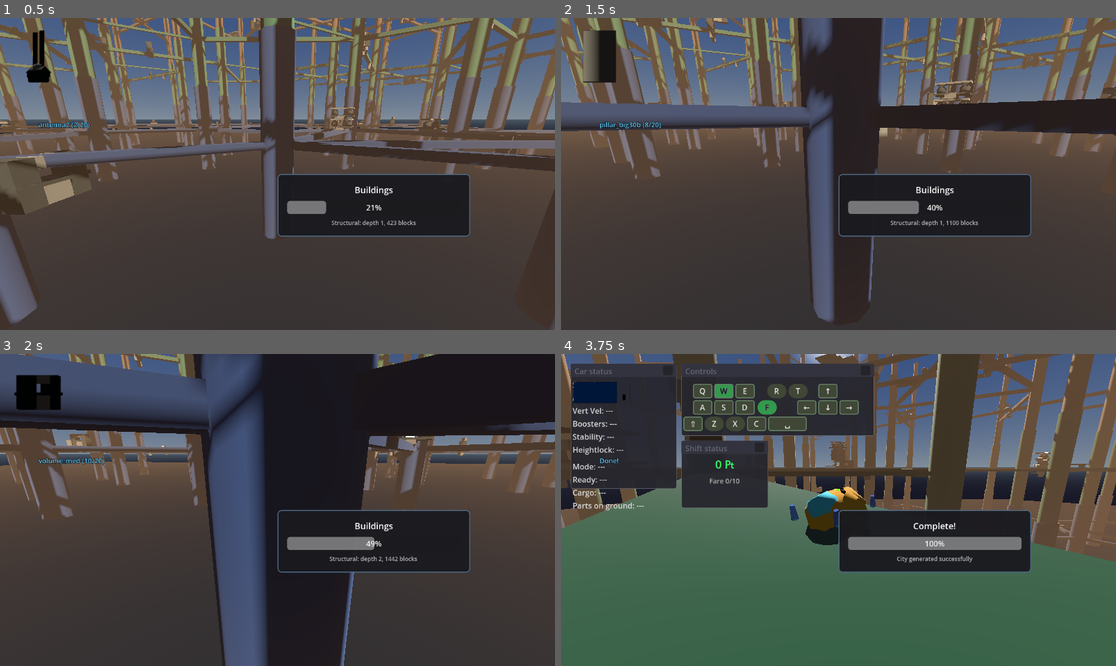
Above: before the commit, frames 1-4 (two rows, left to right).
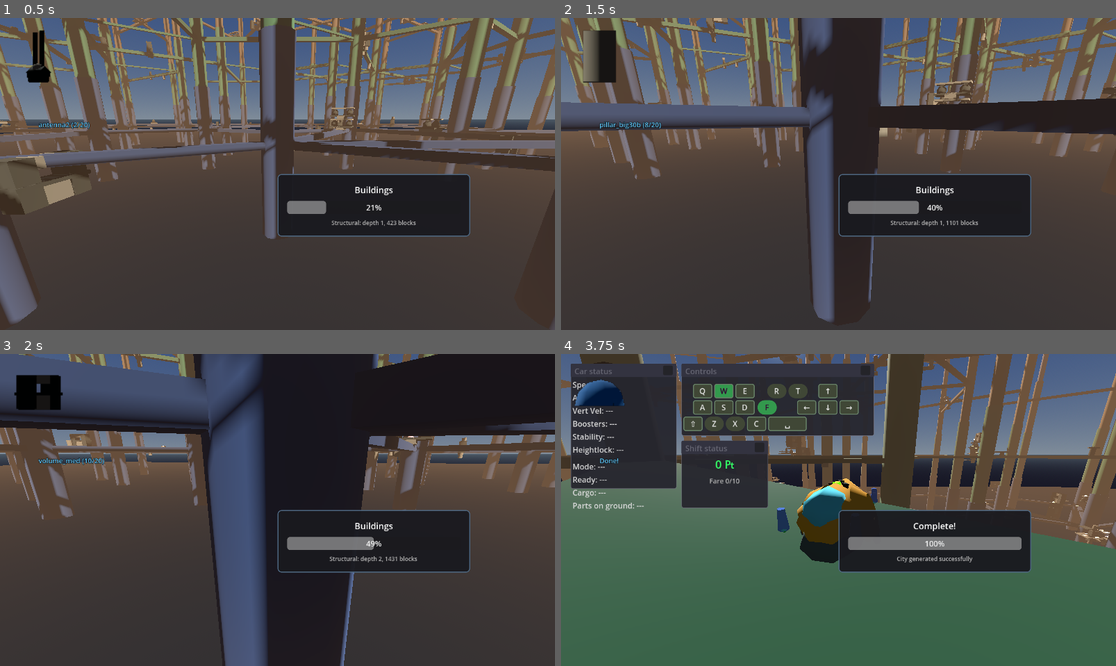
Above: after the commit, the same moments.

Repository: TaxiService/fcar
Game: Godot game, scene res://city/city_test.tscn
Two runs of this game, one before a commit and one after it. Both use one fixed random seed, a clock stepped at 60 frames per second and the inputs below.
Inputs (mouse positions are in pixels of both pictures, inside the frame that each line leads up to):
- Up to frame 1 (0.5 s): no input
- Up to frame 2 (1.5 s): tap Enter at 0.5 s; move the mouse to (866, 174) at 0.52 s; hold W (forward) from 0.53 s (still down); tap Shift (boost) at 0.6 s; click (866, 174) at 0.67 s; tap Space (jump) at 0.77 s; move the mouse to (810, 174) at 1.27 s; tap R (confirm) at 1.35 s
- Up to frame 3 (2 s): keep holding W (forward); tap Space (jump) at 1.52 s
- Up to frame 4 (3.75 s): keep holding W (forward); move the mouse to (849, 503) at 2.02 s; tap C (crouch) at 2.1 s; move the mouse to (832, 516) at 2.77 s; tap V (toggle_auto_hover) at 2.85 s; click (832, 516) at 2.92 s; tap Space (jump) at 3.02 s; move the mouse to (877, 513) at 3.52 s; hold F (toggle_control_lock) from 3.53 s (still down)

Frame 1 is identical in both runs. In frame 2, less than 0.1% of the frame differs, in the area x 13-96%, y 4-67%; in frame 3, less than 0.1%; in frame 4, 22%, in the area x 0-100%, y 0-68%.

Commit message:
changed look of hospital1x1

Diff:
--- a/city/building/functional/hospital1x1.tscn
+++ b/city/building/functional/hospital1x1.tscn
@@ -6,9 +6,13 @@
 [ext_resource type="Script" uid="uid://bqovvbw65pd4c" path="res://city/ConnectionPoint.gd" id="5_vcny3"]
 [ext_resource type="Script" uid="uid://bb5smj3tq58ck" path="res://systems/PointOfInterest.gd" id="6_poi"]
 
-[sub_resource type="BoxMesh" id="BoxMesh_wi01x"]
+[sub_resource type="SphereMesh" id="SphereMesh_wi01x"]
 material = ExtResource("3_1g6dr")
-size = Vector3(15, 7, 15)
+radius = 7.5
+height = 7.509
+radial_segments = 7
+rings = 5
+is_hemisphere = true
 
 [sub_resource type="BoxShape3D" id="BoxShape3D_orayl"]
 size = Vector3(1, 1, 2)
@@ -23,16 +27,16 @@
 can_spawn_people = true
 
 [node name="MeshInstance3D" type="MeshInstance3D" parent="."]
-transform = Transform3D(1, 0, 0, 0, 1, 0, 0, 0, 1, 0, 5, 0)
-mesh = SubResource("BoxMesh_wi01x")
+transform = Transform3D(1, 0, 0, 0, 1, 0, 0, 0, 1, 0, 2.4583082, 0)
+mesh = SubResource("SphereMesh_wi01x")
 skeleton = NodePath("")
 
 [node name="CollisionShape3D" type="CollisionShape3D" parent="."]
-transform = Transform3D(1, 0, 0, 0, -4.371139e-08, -1, 0, 1, -4.371139e-08, -10, 3.530138, -10)
+transform = Transform3D(1, 0, 0, 0, -4.371139e-08, -1, 0, 1, -4.371139e-08, -6, 3.530138, -4)
 shape = SubResource("BoxShape3D_orayl")
 
 [node name="MeshInstance3D2" type="MeshInstance3D" parent="."]
-transform = Transform3D(1, 0, 0, 0, 1, 0, 0, 0, 1, -10, 3.5, -10)
+transform = Transform3D(1, 0, 0, 0, 1, 0, 0, 0, 1, -6, 3.5, -4)
 mesh = SubResource("BoxMesh_l0srl")
 
 [node name="Conn_Plug_Large" type="Marker3D" parent="."]
